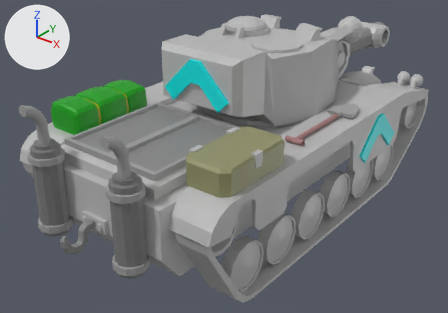
What one commit did to the COLLADA model 7 Deferred/Resources/tank.dae.
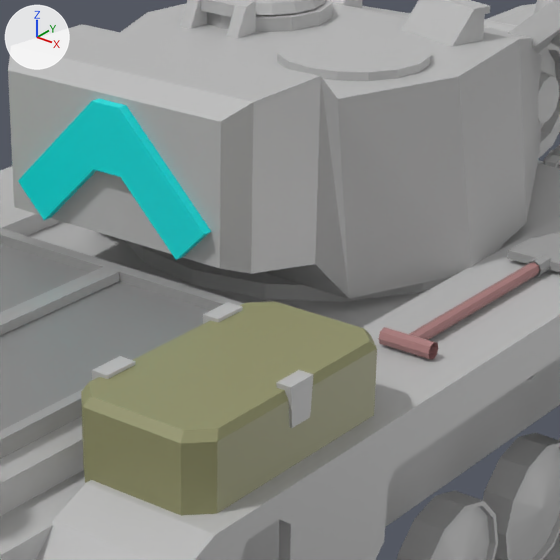
The first picture shows the older version from a camera (50 mm lens) standing at (1.41, -1.91, 1.34) and looking at (-0.08, -0.05, 0.19). The close-ups show both versions on the part from 35% to 77% of the width and 8% to 68% of the height of that picture; other places that the commit changed are outside them. Lighting does not change. The marker at upper left points along +X, +Y and +Z.

Names of what the first close-up shows: 'GunMove', 'Hatch', 'LDoor', 'MODEL', 'RDoor', 'Turret', 'Wheel3', 'Wheel4'.
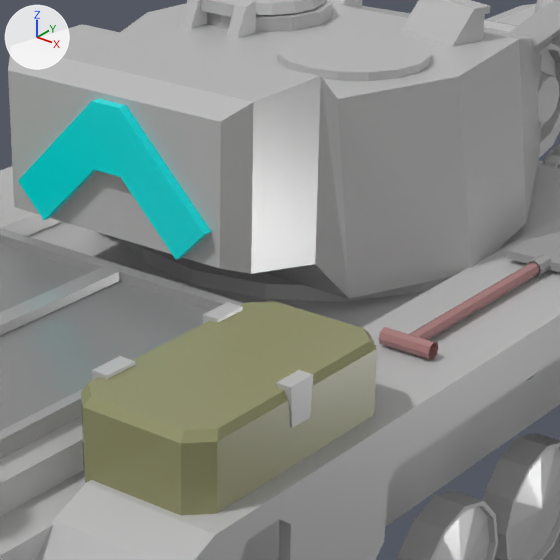
Changed parts and their boxes (x1, y1, x2, y2) in the close-ups (560 x 560 px):
'Turret', surface changed (grey to white)
    both: (18, 13, 411, 275)
'Wheel3', surface changed (grey to white)
    both: (514, 454, 550, 511)

Edits to the bpy script that builds the scene:
```text
Change mat_material0:
    mat_material0.roughness: 0.44 -> 0.25
Change mat_material1:
    mat_material1.roughness: 0.44 -> 0.25
Change mat_material6:
    mat_material6.roughness: 0.44 -> 0.25
```
